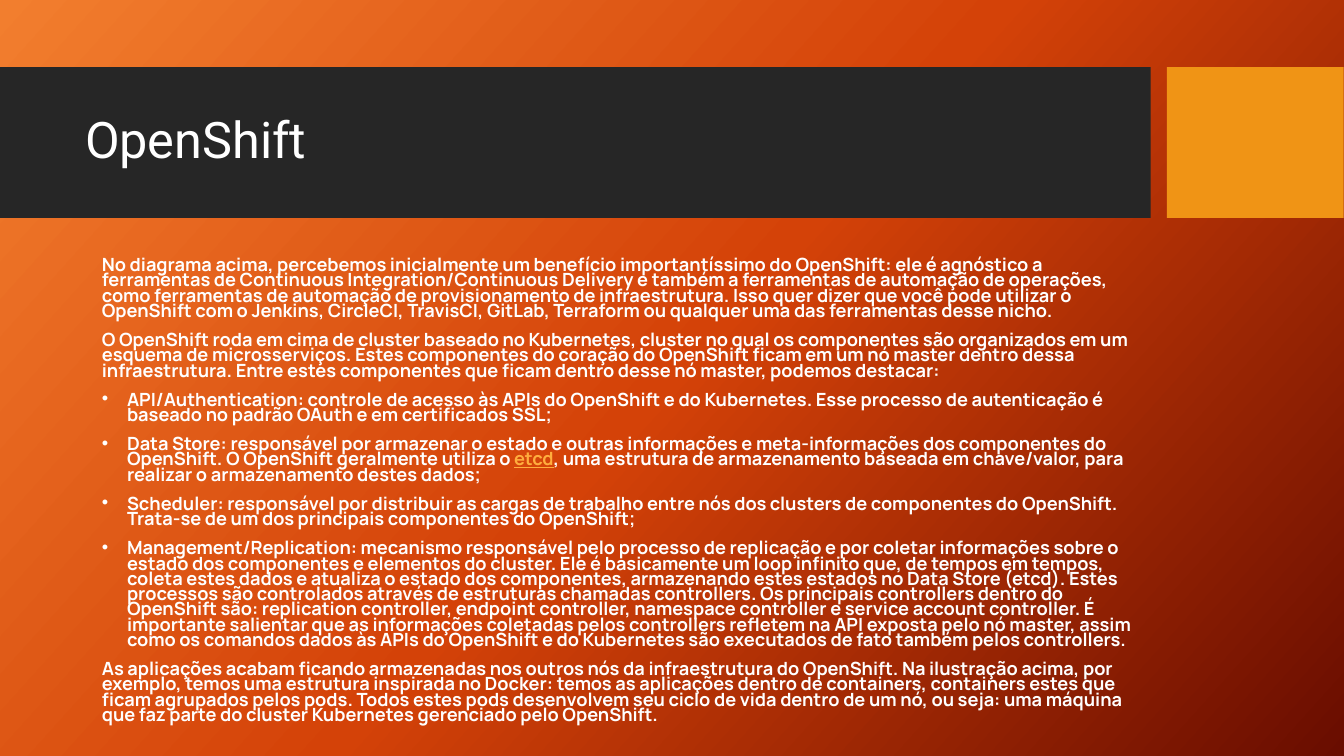
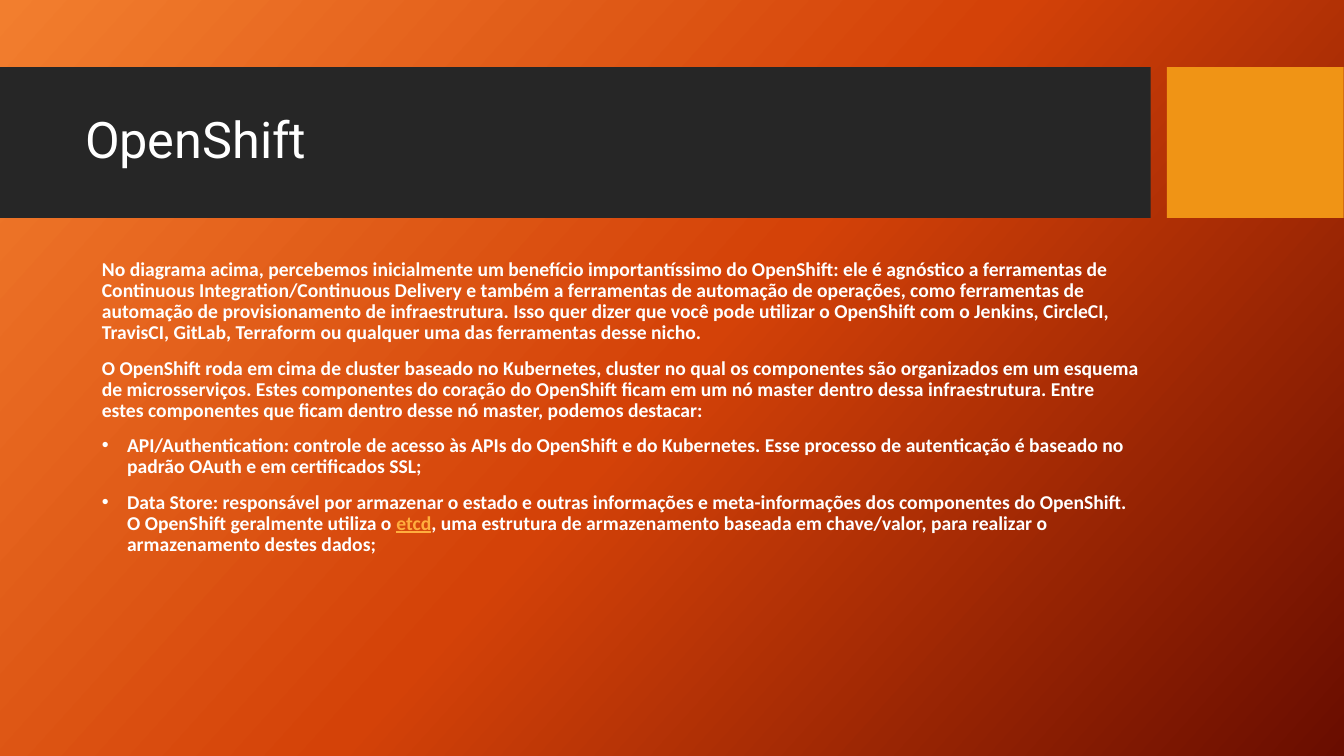
Before and after one commit to jlasquinha/sanux, a slide deck: slide 33 of Sanux.pptx (slide 32 before the commit). Drawn at 1344x756 pixels with LibreOffice and Linux fonts; fonts in the diff are those of the drawing; background and template pictures are left out. Boxes give left, top, right and bottom in pixels: in the first picture for what was removed or moved away, otherwise in the second. Text is boxed around its words. In the diff, an @@ line names an element or a change of style, - is before the commit and + after.

Commit message:
Update Sanux.pptx
Apresentação atualizada

```diff
--- a/Sanux.pptx
+++ b/Sanux.pptx
@@ text "No diagrama acima, percebemos inicialmente ..." at (102,262,1138,554): size 12.9 to 14 pt, font Manrope to Calibri; line spacing 0.7 to 0.9 @@
@@ text at (102,495,1131,726): paragraphs removed @@
-• Scheduler: responsável por distribuir as cargas de trabalho entre nós dos clusters de componentes do OpenShift. Trata-se de um dos principais componentes do OpenShift;
-• Management/Replication: mecanismo responsável pelo processo de replicação e por coletar informações sobre o estado dos componentes e elementos do cluster. Ele é basicamente um loop infinito que, de tempos em tempos, coleta estes dados e atualiza o estado dos componentes, armazenando estes estados no Data Store (etcd). Estes processos são controlados através de estruturas chamadas controllers. Os principais controllers dentro do OpenShift são: replication controller, endpoint controller, namespace controller e service account controller. É importante salientar que as informações coletadas pelos controllers refletem na API exposta pelo nó master, assim como os comandos dados às APIs do OpenShift e do Kubernetes são executados de fato também pelos controllers.
-As aplicações acabam ficando armazenadas nos outros nós da infraestrutura do OpenShift. Na ilustração acima, por exemplo, temos uma estrutura inspirada no Docker: temos as aplicações dentro de containers, containers estes que ficam agrupados pelos pods. Todos estes pods desenvolvem seu ciclo de vida dentro de um nó, ou seja: uma máquina que faz parte do cluster Kubernetes gerenciado pelo OpenShift.
```
Also in this commit, not shown: 39 other slides changed, 2 slides added.
